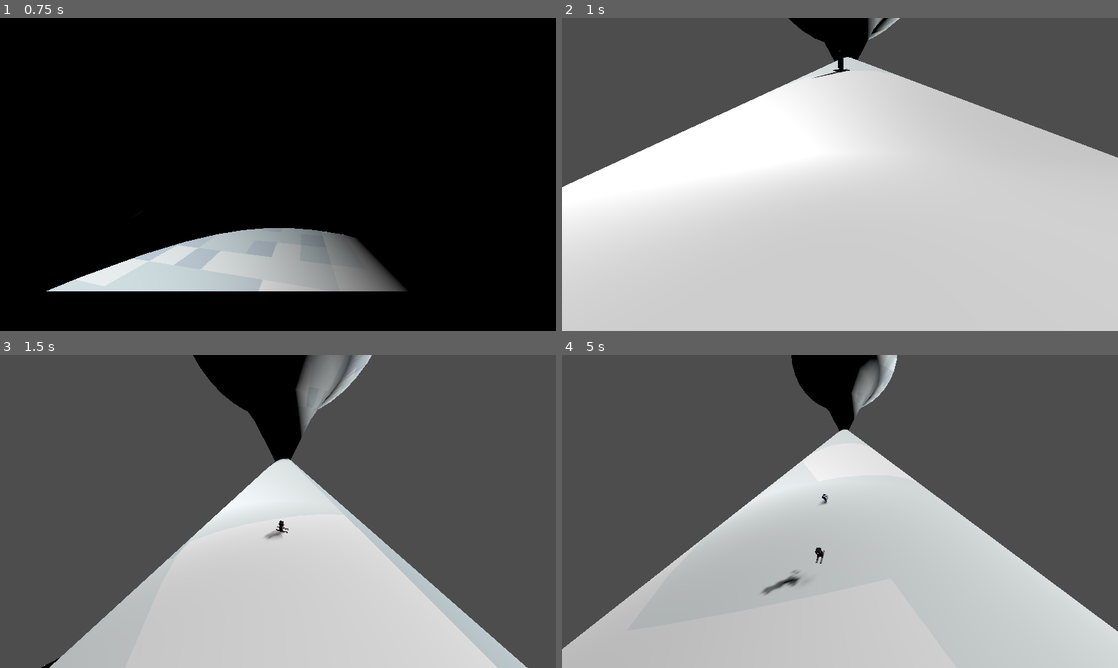
Above: before the commit, frames 1-4 (two rows, left to right).
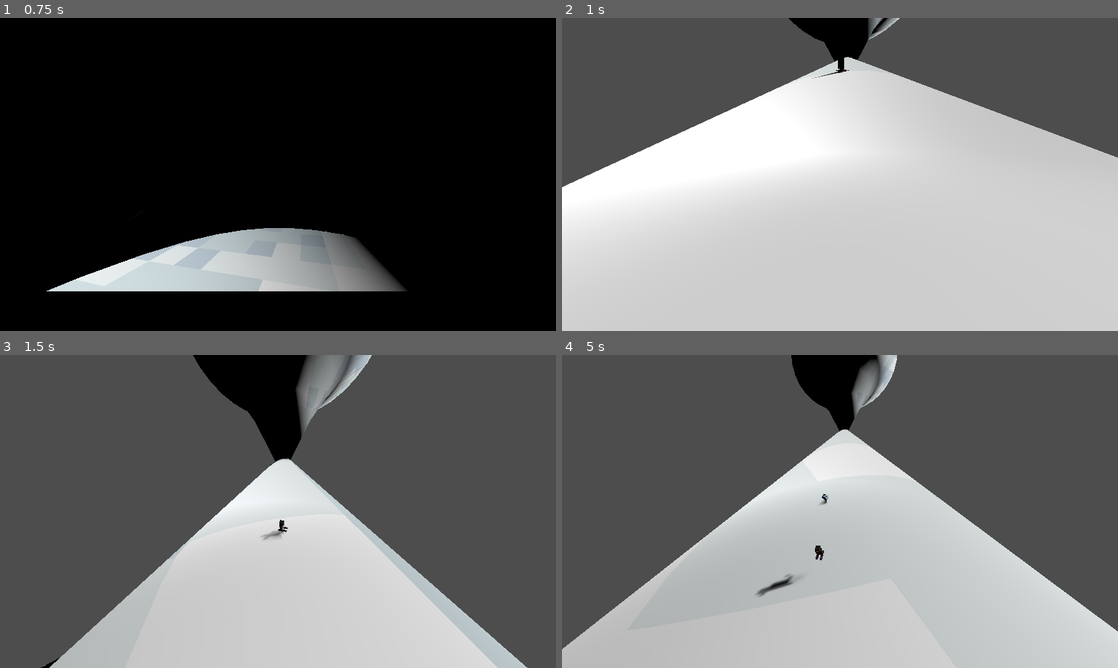
Above: after the commit, the same moments.

Repository: CodingBigTime/pencil-chisel-code-2023
Game: Godot game, scene res://scenes/main_menu.tscn
Same seed, same stepped clock (60 frames per second), same inputs: the game is played once before the commit and once after it.
Inputs (mouse positions are in pixels of both pictures, inside the frame that each line leads up to):
- Up to frame 1 (0.75 s): click (66, 155) at 0.5 s
- Up to frame 2 (1 s): no input
- Up to frame 3 (1.5 s): hold D (right) from 1.28 s (still down); tap Space (boost) at 1.35 s
- Up to frame 4 (5 s): release D (right) at 2.03 s; hold A (left) 2.03-2.78 s; tap Space (boost) every 0.75 s from 2.1 to 4.35 s; hold D (right) 2.78-4.28 s; hold A (left) from 4.28 s (still down)

Frame 1 is identical in both runs. In frame 2, less than 0.1% of the frame differs, in the area x 45-52%, y 10-20%; in frame 3, less than 0.1%; in frame 4, 0.2%, in the area x 34-48%, y 60-78%.

Commit message:
Update Pingu

Diff:
--- a/actors/player.tscn
+++ b/actors/player.tscn
@@ -1,7 +1,7 @@
 [gd_scene load_steps=5 format=3 uid="uid://cup6i73gp2txa"]
 
 [ext_resource type="Script" path="res://actors/player.gd" id="1_fkmfk"]
-[ext_resource type="PackedScene" uid="uid://3630s2wnw678" path="res://assets/pingu.gltf" id="2_gi514"]
+[ext_resource type="PackedScene" uid="uid://dwxinhipuxcsq" path="res://assets/pingu_2.gltf" id="2_i8x48"]
 
 [sub_resource type="PhysicsMaterial" id="PhysicsMaterial_fbiwg"]
 friction = 0.0
@@ -21,16 +21,8 @@
 can_sleep = false
 script = ExtResource("1_fkmfk")
 
-[node name="pingu" parent="." instance=ExtResource("2_gi514")]
-transform = Transform3D(1, 0, 0, 0, 1, 0, 0, 0, 1, 0, -0.546664, 0.150256)
-
-[node name="CSGBox3D" type="CSGBox3D" parent="pingu"]
-transform = Transform3D(1, 0, 0, 0, 1, 0, 0, 0, 1, 0.22458, -0.036371, -0.231238)
-size = Vector3(0.161704, 0.0758256, 1.40303)
-
-[node name="CSGBox3D2" type="CSGBox3D" parent="pingu"]
-transform = Transform3D(1, 0, 0, 0, 1, 0, 0, 0, 1, -0.214125, -0.036371, -0.231238)
-size = Vector3(0.161704, 0.0758256, 1.40303)
+[node name="pingu" parent="." instance=ExtResource("2_i8x48")]
+transform = Transform3D(1, 0, 0, 0, 1, 0, 0, 0, 1, 0, -0.55, -0.15)
 
 [node name="CollisionShape3D" type="CollisionShape3D" parent="."]
 transform = Transform3D(1, 0, 0, 0, 1, 0, 0, 0, 1, 0.00617766, 0.156832, 0)
Not shown, removed: assets/pingu.gltf
Not shown, added: assets/pingu_2.gltf
Not shown, added: assets/pingu_2.gltf.import
Binary file added: assets/pingu_2_0.png
Not shown, added: assets/pingu_2_0.png.import
Not shown, added: assets/pingu_old.gltf
Not shown, changed: assets/pingu_old.gltf.import
Binary file added: assets/pingu_old_0.png
Not shown, added: assets/pingu_old_0.png.import
